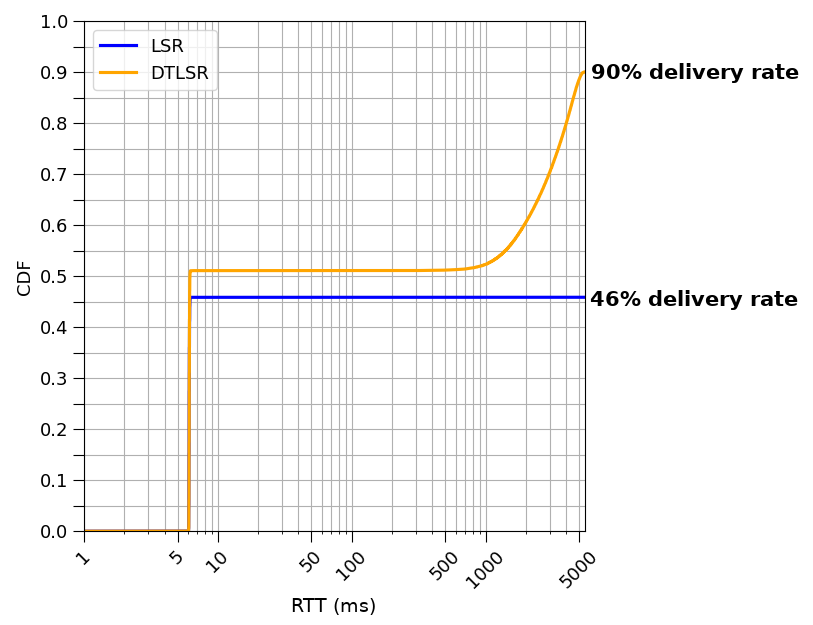
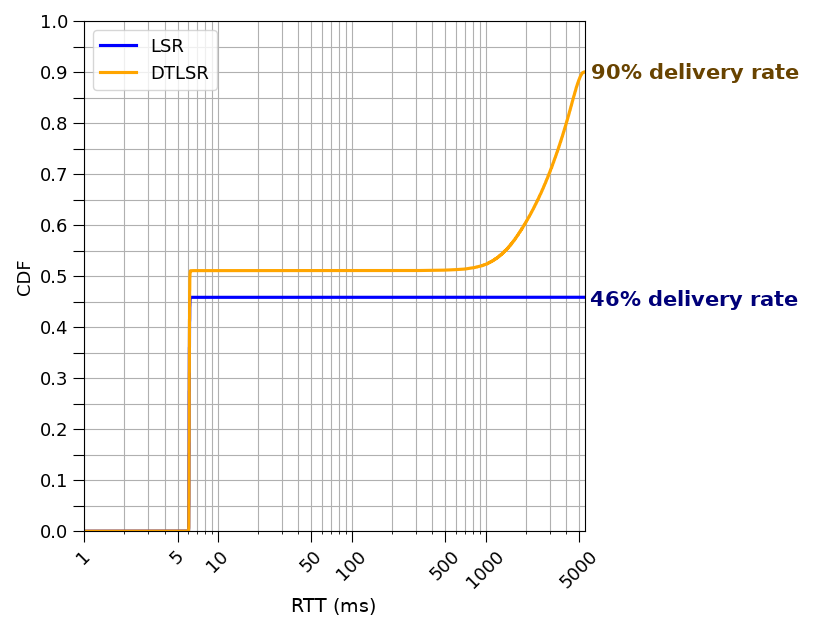
Before/after of a 813px x 625px layered artwork. What changed in the layer stack:
painted on "90% delivery rate" over [592, 63, 799, 83]
painted on "46% delivery rate" over [590, 290, 798, 310]
